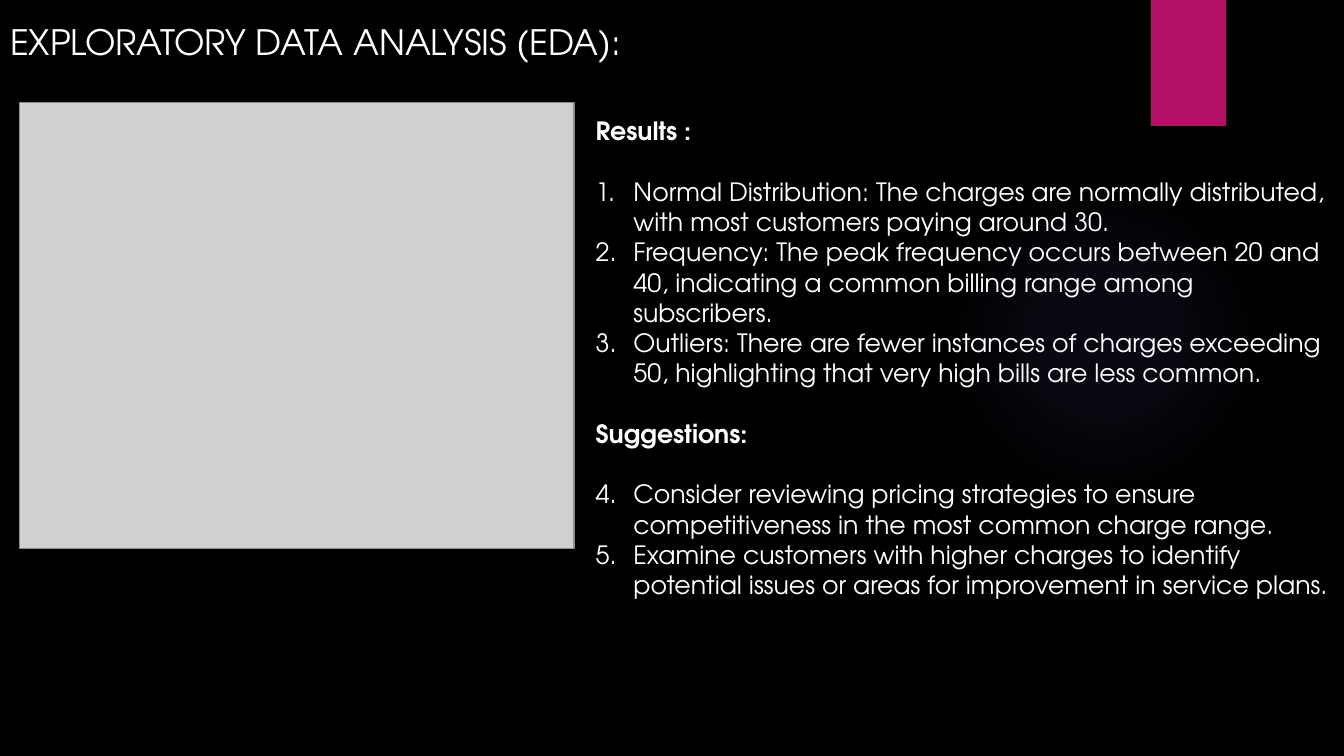
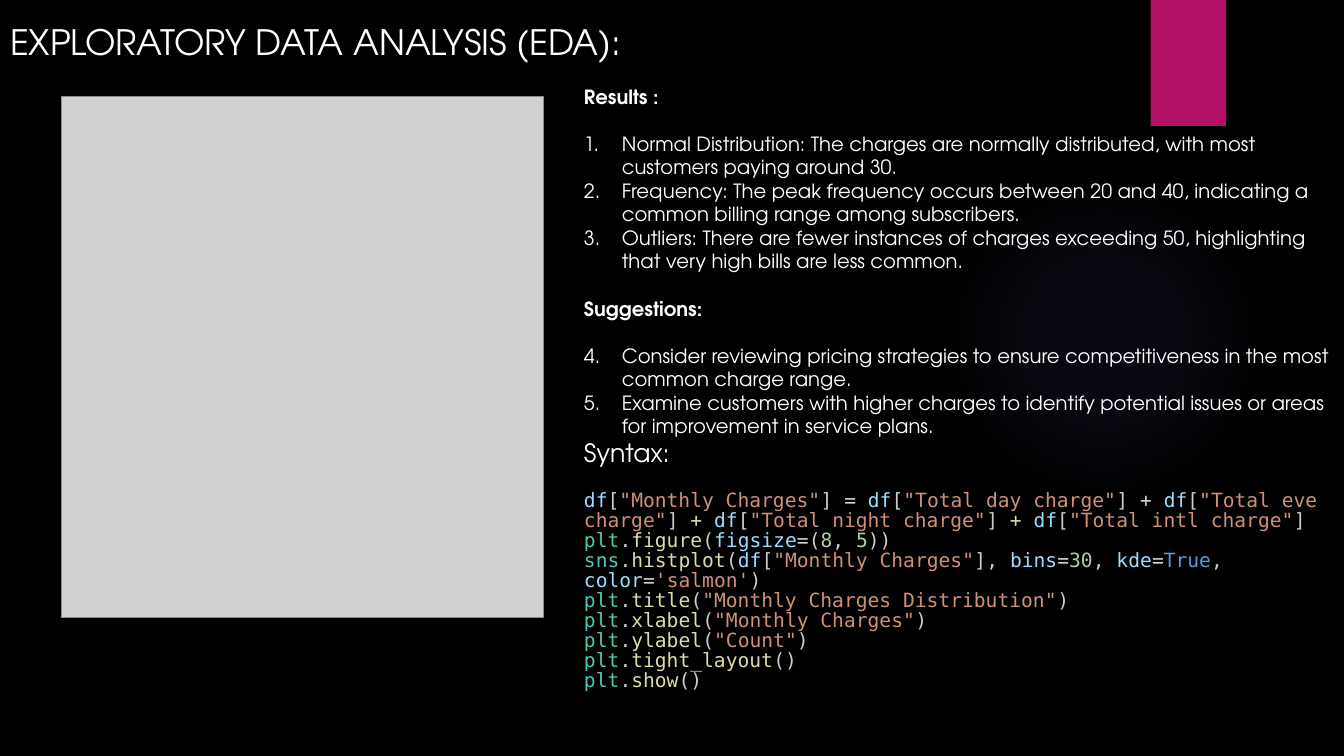
Before and after one commit to MariaBurke-sal/Telecom-Churn, a slide deck: slide 4 of Analyzing Telecom Churn Data for Business Insights and.pptx. Drawn at 1344x756 pixels with LibreOffice and Linux fonts; fonts in the diff are those of the drawing; grey boxes stand for pictures; background and template pictures are left out. Boxes give left, top, right and bottom in pixels: in the first picture for what was removed or moved away, otherwise in the second. Text is boxed around its words. In the diff, an @@ line names an element or a change of style, - is before the commit and + after.

```diff
--- a/Analyzing Telecom Churn Data for Business Insights and.pptx
+++ b/Analyzing Telecom Churn Data for Business Insights and.pptx
@@ text "Results :": place and size @@
-text "Results :" at box(596, 121, 1328, 599)
+text "Results :" at box(584, 89, 1329, 691)
@@ text at box(584, 89, 1329, 437): size 18 to 14 pt in "Results :", "Normal Distribution: The charges are normally distributed, ...", "Frequency: The peak frequency occurs between 20 ...", "Outliers: There are fewer instances of charges ..." and 3 more places @@
@@ picture: place and size @@
-picture at box(20, 103, 575, 548)
+picture at box(62, 97, 543, 618)
@@ text at box(584, 443, 1317, 691): paragraphs added @@
+Syntax:
+df["Monthly Charges"] = df["Total day charge"] + df["Total eve charge"] + df["Total night charge"] + df["Total intl charge"]
+plt.figure(figsize=(8, 5))
+sns.histplot(df["Monthly Charges"], bins=30, kde=True, color='salmon')
+plt.title("Monthly Charges Distribution")
+plt.xlabel("Monthly Charges")
+plt.ylabel("Count")
+plt.tight_layout()
+plt.show()
```
Also in this commit, not shown: 8 other slides changed, 1 slide removed.
